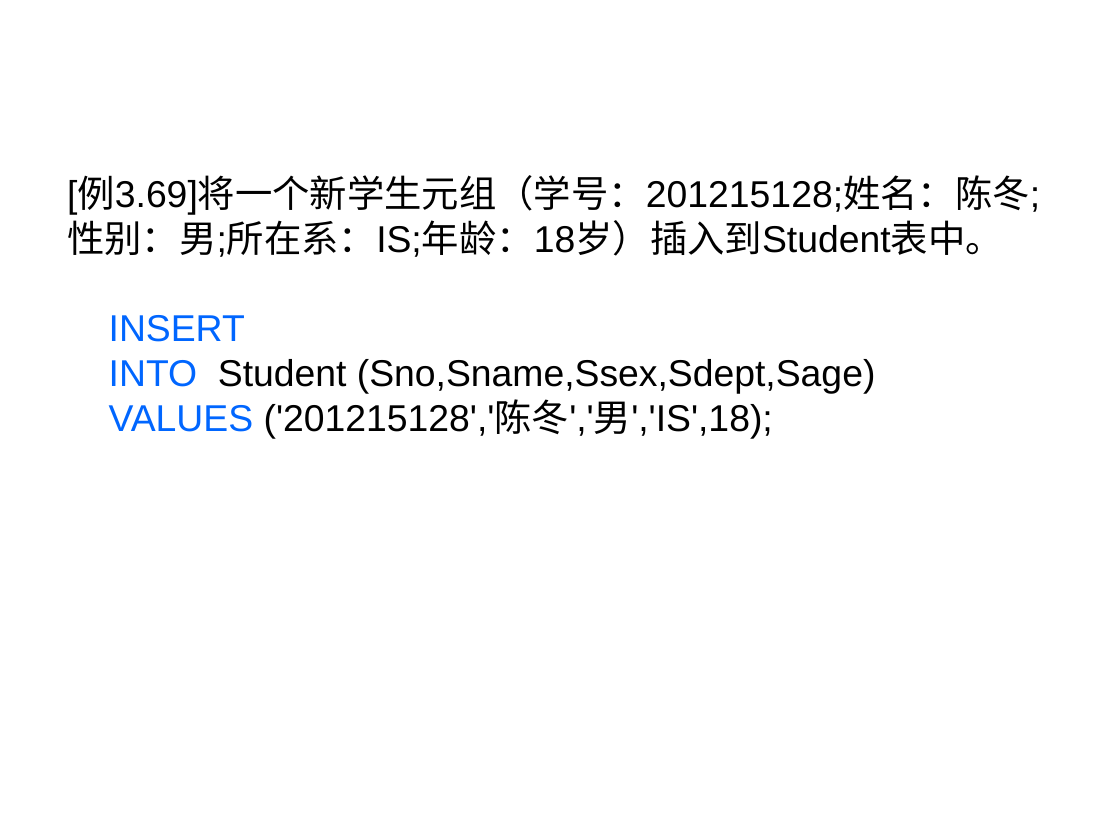
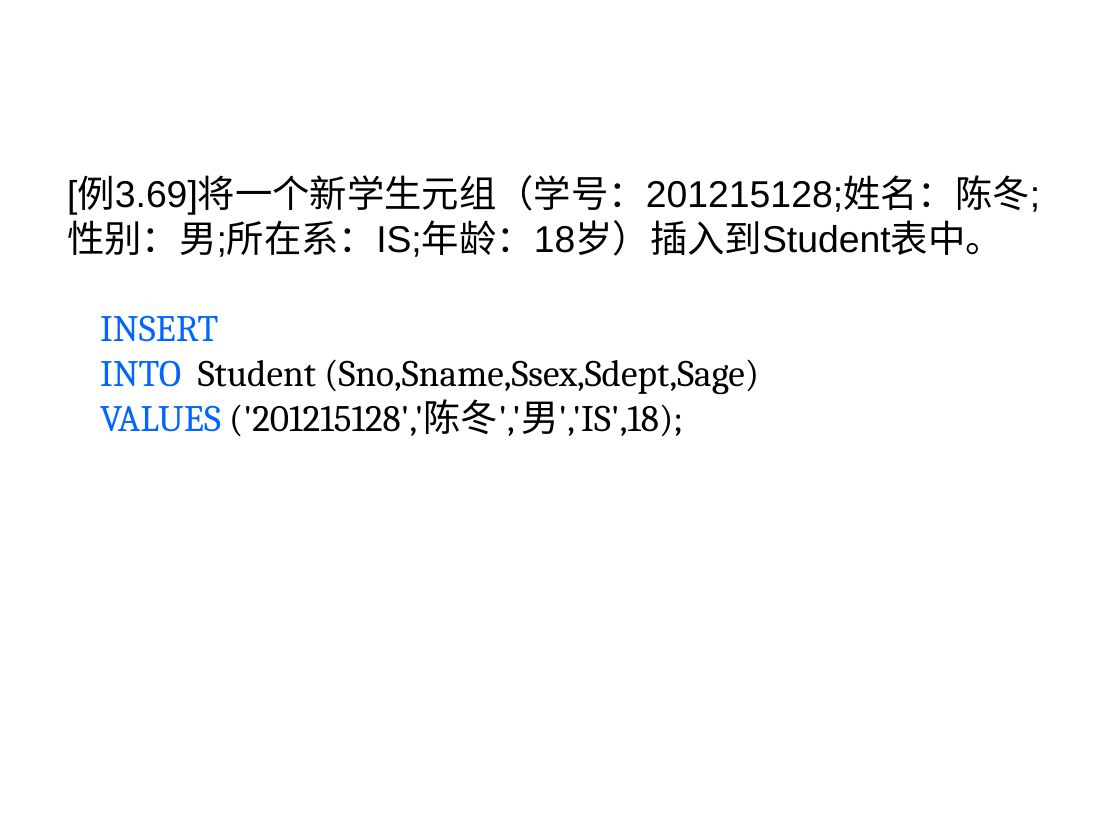
Before and after one commit to HBU/DataBase, a slide deck: slide 62 of PPT/PPT2020/DB第03章（1）-2020.pptx. Drawn at 1120x840 pixels with LibreOffice and Linux fonts; fonts in the diff are those of the drawing; background and template pictures are left out. Boxes give left, top, right and bottom in pixels: in the first picture for what was removed or moved away, otherwise in the second. Text is boxed around its words. In the diff, an @@ line names an element or a change of style, - is before the commit and + after.

```diff
--- a/PPT/PPT2020/DB第03章（1）-2020.pptx
+++ b/PPT/PPT2020/DB第03章（1）-2020.pptx
@@ text at [100,315,759,437]: font Arial to Cambria in "INSERT", "INTO Student (Sno,Sname,Ssex,Sdept,Sage)", "VALUES ('201215128','陈冬','男','IS',18);" @@
```
Also in this commit, not shown: 10 other slides changed.
